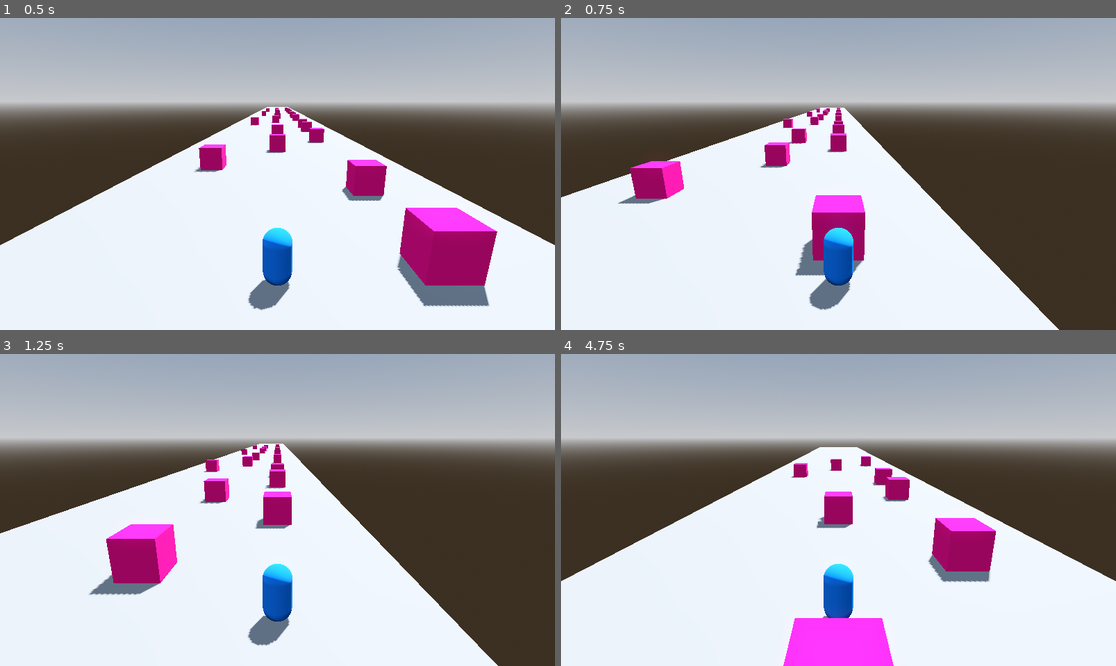
Above: before the commit, frames 1-4 (two rows, left to right).
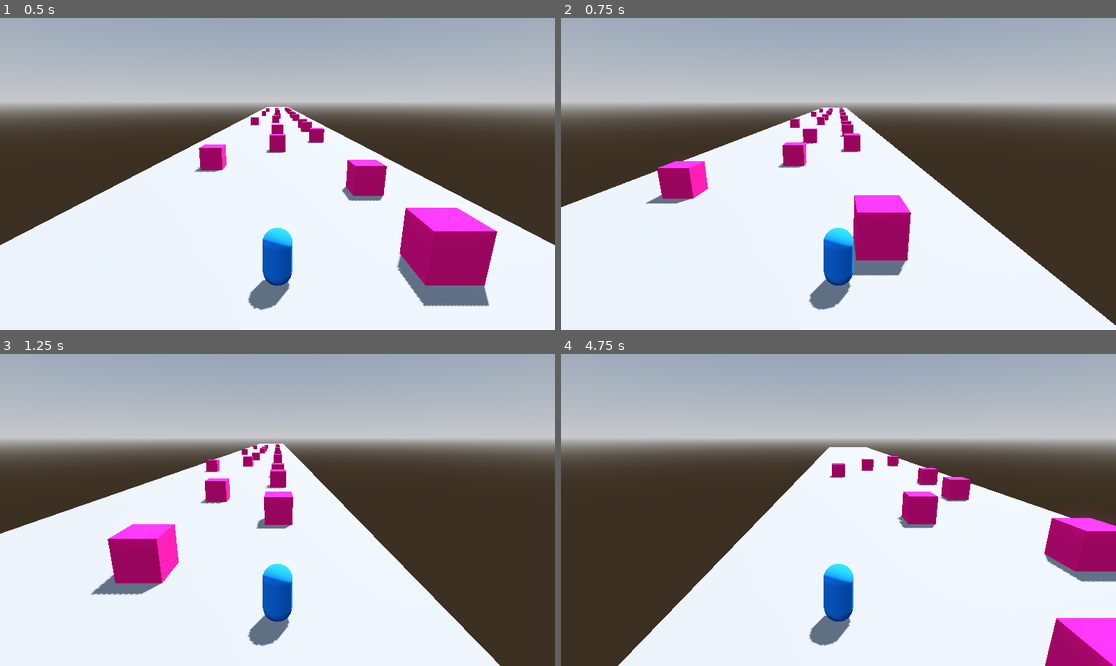
Above: after the commit, the same moments.

Repository: AyeAreEm/train-runner
Game: Godot game, scene res://test levels/demo_level.tscn
Two runs of this game, one before a commit and one after it. Both use one fixed random seed, a clock stepped at 60 frames per second and the inputs below.
Inputs:
- Up to frame 1 (0.5 s): no input
- Up to frame 2 (0.75 s): hold D (move_right) from 0.53 s (still down)
- Up to frame 3 (1.25 s): keep holding D (move_right)
- Up to frame 4 (4.75 s): release D (move_right) at 1.28 s; hold A (move_left) 1.28-2.03 s; hold D (move_right) 2.03-3.53 s; hold A (move_left) from 3.53 s (still down)

Frame 1 is identical in both runs. In frame 2, 11% of the frame differs, in the area x 0-100%, y 28-100%; in frame 3, 0.6%; in frame 4, 24%, in the area x 0-100%, y 29-100%.

Commit message:
weird lerp movement

Diff:
--- a/runner/runner_movement.gd
+++ b/runner/runner_movement.gd
@@ -1,9 +1,9 @@
 extends Node3D
 
 # the floor is 12 on each side, not 12 in total
-const LEFT_LANE = -6
-const MIDDLE_LANE = 0
-const RIGHT_LANE = 6
+const LEFT_LANE = -6.0
+const MIDDLE_LANE = 0.0
+const RIGHT_LANE = 6.0
 
 @export var current_speed = 30.0
 @export var speed_increase = 0.5
@@ -30,14 +30,17 @@
 func _process(delta):
 	handle_speed(delta)
 
-	if Input.is_action_just_pressed("move_left"):
+	var target_pos = position.x
+	if Input.is_action_pressed("move_left"):
 		if position.x == RIGHT_LANE:
-			position.x = MIDDLE_LANE
+			target_pos = MIDDLE_LANE
 		else:
-			position.x = LEFT_LANE
+			target_pos = LEFT_LANE
 
-	if Input.is_action_just_pressed("move_right"):
+	if Input.is_action_pressed("move_right"):
 		if position.x == LEFT_LANE:
-			position.x = MIDDLE_LANE
+			target_pos = MIDDLE_LANE
 		else:
-			position.x = RIGHT_LANE
+			target_pos = RIGHT_LANE
+
+	position.x = lerp(position.x, target_pos, 0.1)
Not shown: 1 places in test levels/demo_level.tscn that only renumber resources
